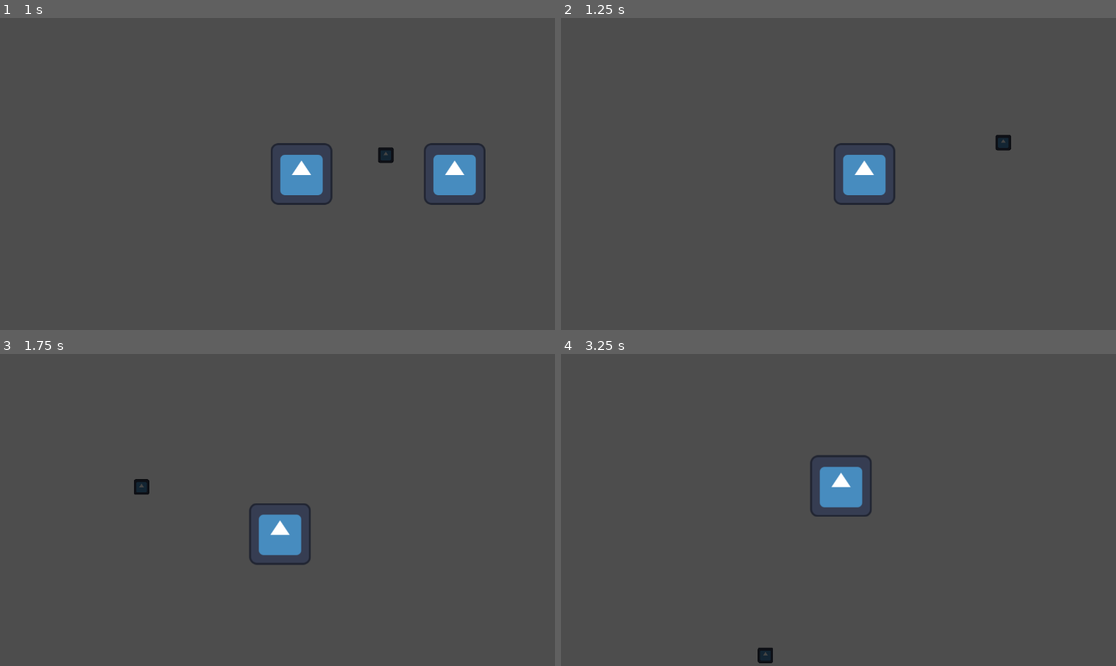
Above: before the commit, frames 1-4 (two rows, left to right).
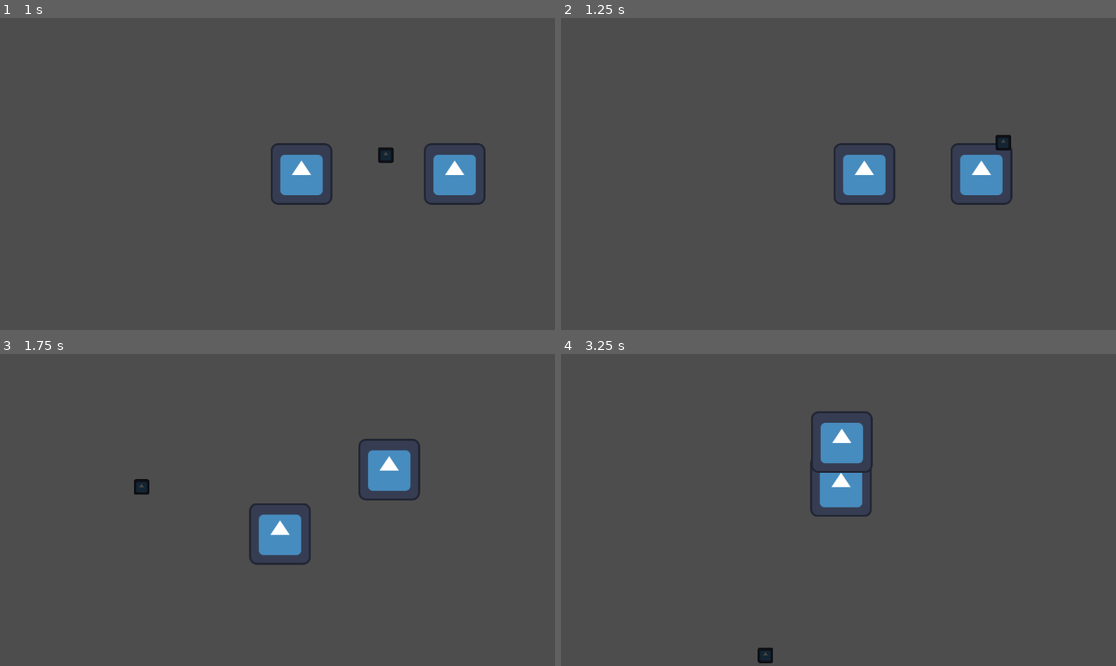
Above: after the commit, the same moments.

Repository: WinterAtne/Game-Jam
Game: Godot game, scene res://scenes/level.tscn
Same seed, same stepped clock (60 frames per second), same inputs: the game is played once before the commit and once after it. The engine's default icon, where the game draws it, is replaced by a stand-in: a white triangle on a blue panel in a dark square.
Inputs (mouse positions are in pixels of both pictures, inside the frame that each line leads up to):
- Up to frame 1 (1 s): tap Enter at 0.5 s; move the mouse to (399, 158) at 0.52 s; hold D (right) from 0.53 s (still down); click (399, 158) at 0.6 s
- Up to frame 2 (1.25 s): keep holding D (right)
- Up to frame 3 (1.75 s): move the mouse to (166, 525) at 1.27 s; release D (right) at 1.28 s; hold Down (down) from 1.28 s (still down); click (166, 525) at 1.35 s
- Up to frame 4 (3.25 s): move the mouse to (894, 441) at 2.02 s; release Down (down) at 2.03 s; hold D (right) 2.03-2.78 s; click (894, 441) at 2.1 s; move the mouse to (810, 572) at 2.77 s; hold W (up) from 2.78 s (still down); click (810, 572) at 2.85 s

Frame 1 is identical in both runs. In frame 2, 1.3% of the frame differs, in the area x 70-82%, y 40-60%; in frame 3, 1.3%; in frame 4, 1.4%, in the area x 45-57%, y 18-39%.

Commit message:
Added methods for death, and health management to damageable

Diff:
--- a/scenes/damageable.gd
+++ b/scenes/damageable.gd
@@ -1,11 +1,19 @@
 class_name Damageable
 extends Area2D
 
-signal took_damage(attacker : Damager)
+signal took_damage(amount : int, new_health : int, direction : Vector2)
+signal died()
+
+@export var max_health : int = 5
+@onready var current_health : int = max_health
 
 func _init() -> void:
 	area_entered.connect(_on_area_entered)
 
 func _on_area_entered(attacker: Area2D) -> void:
 	if attacker is Damager:
-		took_damage.emit(attacker)
+		current_health -= attacker.damage
+		if current_health <= 0:
+			died.emit()
+		else:
+			took_damage.emit(attacker.damage, current_health, global_position.direction_to(attacker.global_position))
--- a/scenes/damager.gd
+++ b/scenes/damager.gd
@@ -1,2 +1,4 @@
 class_name Damager
 extends Area2D
+
+var damage : int = 1
--- a/scenes/player.gd
+++ b/scenes/player.gd
@@ -1,9 +1,8 @@
 extends CharacterBody2D
 
+signal gun_fied(direction : Vector2)
 
 const SPEED = 300.0
-
-signal gun_fied(direction : Vector2)
 
 func _physics_process(delta: float) -> void:
 	# Movement Logic
@@ -18,3 +17,7 @@
 	# Gun logic
 	if (Input.is_action_just_pressed("shoot")):
 		gun_fied.emit(position.direction_to(get_global_mouse_position()))
+
+
+func _on_damageable_died() -> void:
+	print("I died")
--- a/scenes/player.tscn
+++ b/scenes/player.tscn
@@ -1,11 +1,15 @@
-[gd_scene load_steps=5 format=3 uid="uid://cpc1b408ujakp"]
+[gd_scene load_steps=7 format=3 uid="uid://cpc1b408ujakp"]
 
 [ext_resource type="Texture2D" uid="uid://cso7f0i4tbihh" path="res://asssets/icon.svg" id="1_41tte"]
 [ext_resource type="Script" path="res://scenes/player.gd" id="1_r8t1g"]
 [ext_resource type="PackedScene" uid="uid://dv663kbkwx3ck" path="res://scenes/gun.tscn" id="3_7s370"]
+[ext_resource type="Script" path="res://scenes/damageable.gd" id="4_s10mj"]
 
 [sub_resource type="CircleShape2D" id="CircleShape2D_wa74q"]
 radius = 63.1506
+
+[sub_resource type="CircleShape2D" id="CircleShape2D_37oti"]
+radius = 64.405
 
 [node name="Player" type="CharacterBody2D"]
 collision_layer = 32769
@@ -23,4 +27,13 @@
 
 [node name="Gun" parent="." instance=ExtResource("3_7s370")]
 
+[node name="Damageable" type="Area2D" parent="."]
+collision_layer = 32769
+collision_mask = 32769
+script = ExtResource("4_s10mj")
+
+[node name="CollisionShape2D" type="CollisionShape2D" parent="Damageable"]
+shape = SubResource("CircleShape2D_37oti")
+
 [connection signal="gun_fied" from="." to="Gun" method="shoot"]
+[connection signal="died" from="Damageable" to="." method="_on_damageable_died"]
--- a/scenes/test_dummy.gd
+++ b/scenes/test_dummy.gd
@@ -4,5 +4,5 @@
 func die() -> void:
 	queue_free()
 
-func _on_damageable_took_damage(attacker: Damager) -> void:
+func _on_damageable_died() -> void:
 	die()
--- a/scenes/test_dummy.tscn
+++ b/scenes/test_dummy.tscn
@@ -1,11 +1,15 @@
-[gd_scene load_steps=5 format=3 uid="uid://c05uv3ypr1134"]
+[gd_scene load_steps=7 format=3 uid="uid://c05uv3ypr1134"]
 
 [ext_resource type="Script" path="res://scenes/damageable.gd" id="1_4gxbq"]
 [ext_resource type="Script" path="res://scenes/test_dummy.gd" id="1_qib4t"]
 [ext_resource type="Texture2D" uid="uid://cso7f0i4tbihh" path="res://asssets/icon.svg" id="2_8asml"]
+[ext_resource type="Script" path="res://scenes/damager.gd" id="4_vv03q"]
 
 [sub_resource type="CircleShape2D" id="CircleShape2D_50f36"]
 radius = 65.123
+
+[sub_resource type="CircleShape2D" id="CircleShape2D_bxyin"]
+radius = 63.8122
 
 [node name="TestDummy" type="Node2D"]
 script = ExtResource("1_qib4t")
@@ -19,4 +23,12 @@
 [node name="Sprite2D" type="Sprite2D" parent="."]
 texture = ExtResource("2_8asml")
 
-[connection signal="took_damage" from="Damageable" to="." method="_on_damageable_took_damage"]
+[node name="Damager" type="Area2D" parent="."]
+collision_layer = 32768
+collision_mask = 32768
+script = ExtResource("4_vv03q")
+
+[node name="CollisionShape2D" type="CollisionShape2D" parent="Damager"]
+shape = SubResource("CircleShape2D_bxyin")
+
+[connection signal="died" from="Damageable" to="." method="_on_damageable_died"]
